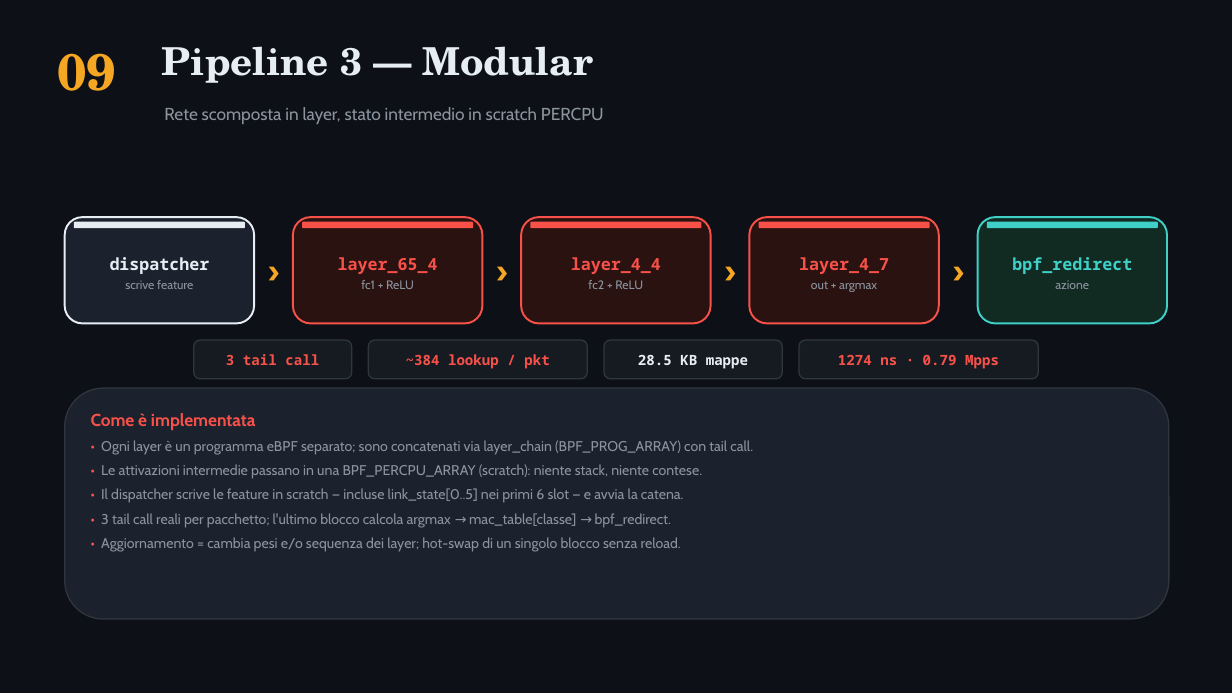
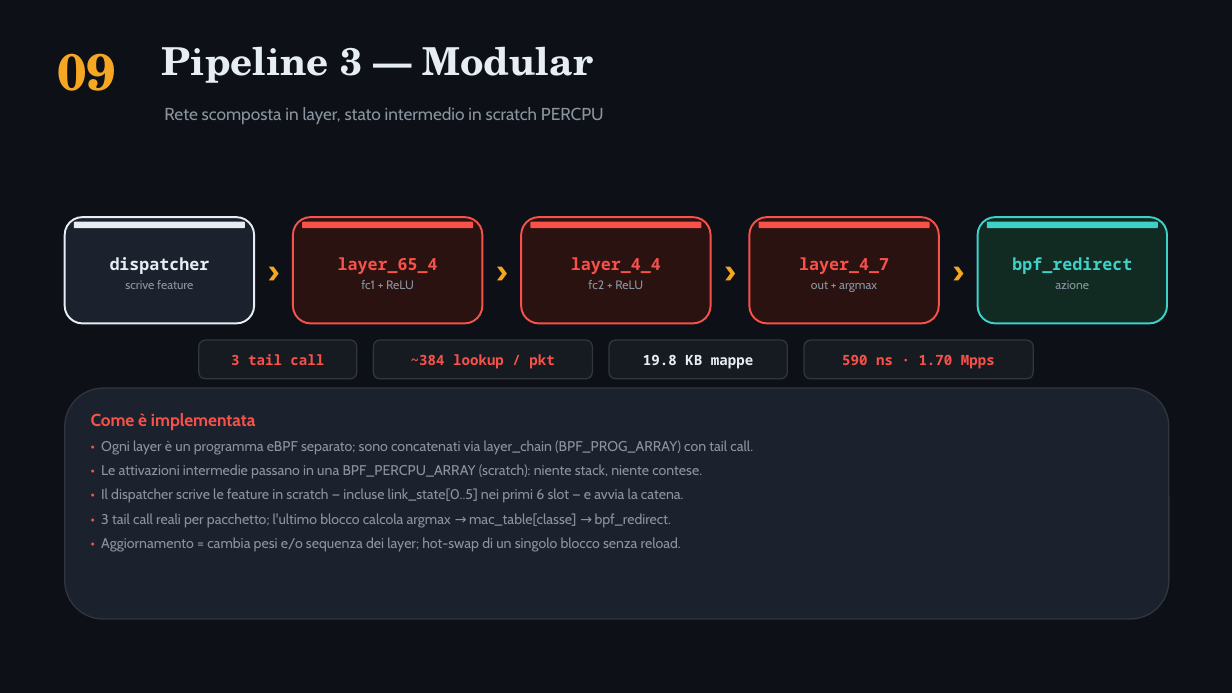
Before and after one commit to ettore-cantile/ipa_lab, a slide deck: slide 10 of docs/IPA_eBPF_pipelines.pptx. Drawn at 1232x693 pixels with LibreOffice and Linux fonts; fonts in the diff are those of the drawing. Boxes give left, top, right and bottom in pixels: in the first picture for what was removed or moved away, otherwise in the second. Text is boxed around its words. In the diff, an @@ line names an element or a change of style, - is before the commit and + after.

```diff
--- a/docs/IPA_eBPF_pipelines.pptx
+++ b/docs/IPA_eBPF_pipelines.pptx
@@ 3 rounded rectangles, 2 texts: place and size @@
-3 rounded rectangles, 2 texts at bbox=[194, 340, 783, 379]
+3 rounded rectangles, 2 texts at bbox=[199, 340, 787, 379]
@@ text at bbox=[643, 354, 753, 369]: text changed @@
-28.5 KB mappe
+19.8 KB mappe
@@ rounded rectangle: place and size @@
-rounded rectangle at bbox=[799, 340, 1039, 379]
+rounded rectangle at bbox=[804, 340, 1033, 379]
@@ text at bbox=[842, 354, 995, 369]: text changed @@
-1274 ns · 0.79 Mpps
+590 ns · 1.70 Mpps
```
Also in this commit, not shown: 5 other slides changed, 2 other files.
